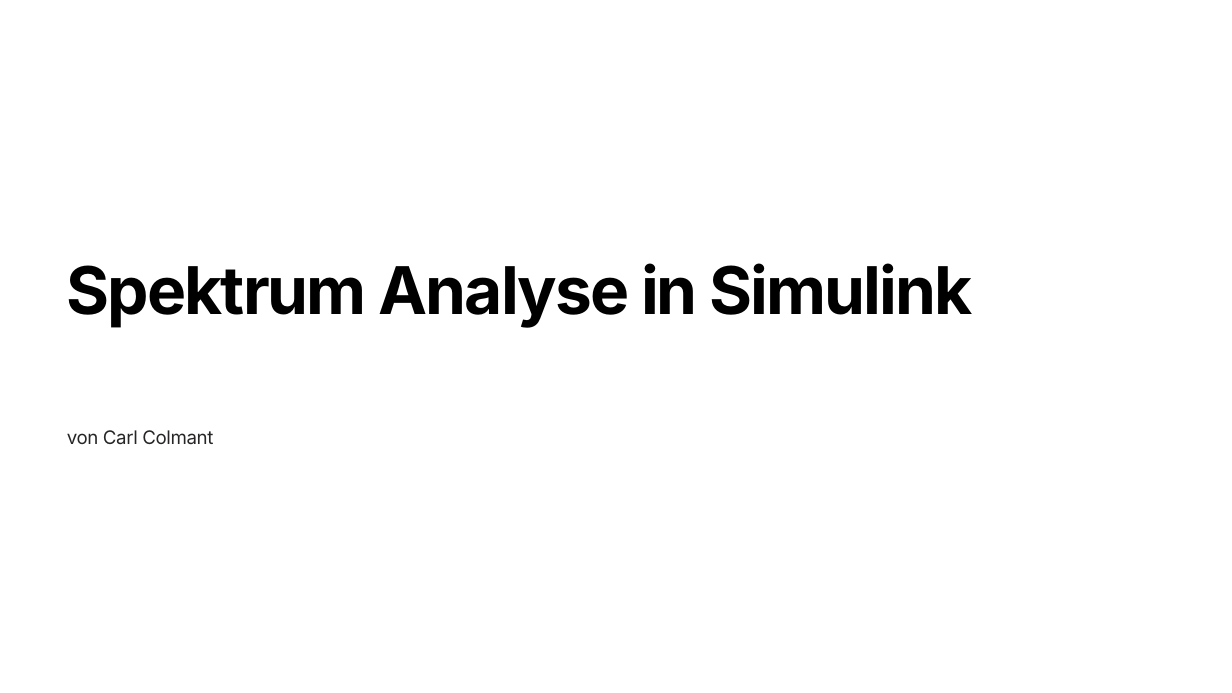
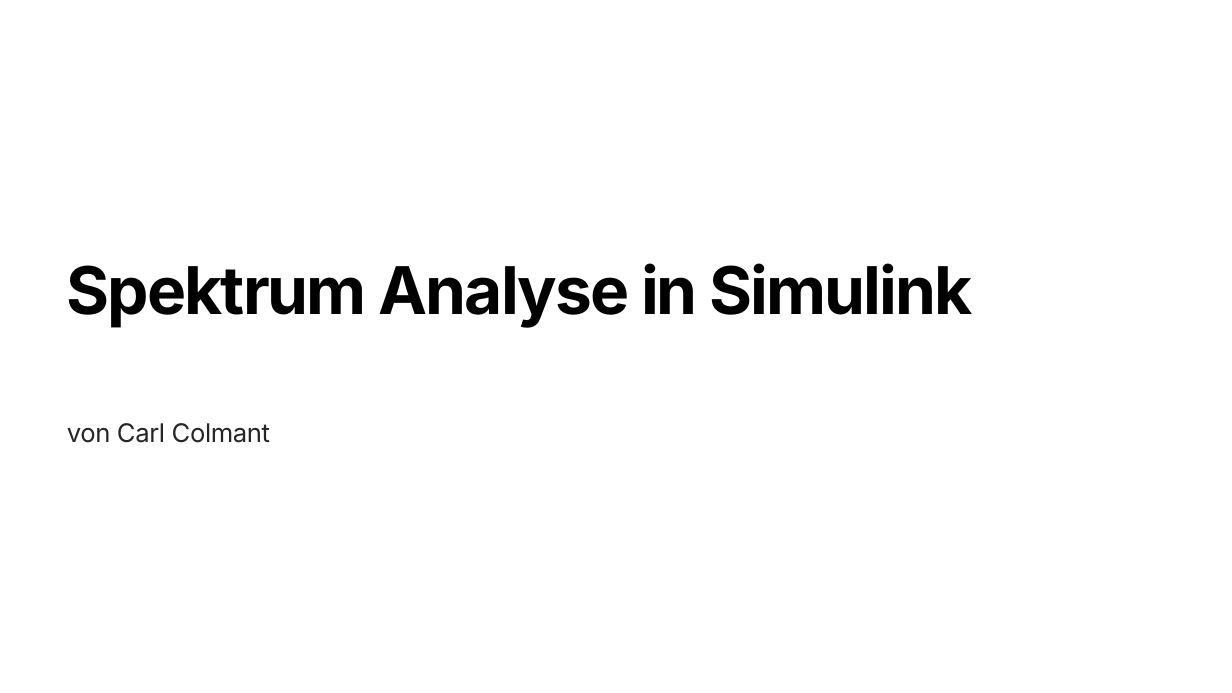
Before and after one commit to 7hands/Angewandte-Modellierung-25-Colmant, a slide deck: slide 1 of Exercize_1/ExampleForPresi/Spektrum-Analyse-in-Simulink.pptx. Drawn at 1232x693 pixels with LibreOffice and Linux fonts; fonts in the diff are those of the drawing. Boxes give left, top, right and bottom in pixels: in the first picture for what was removed or moved away, otherwise in the second. Text is boxed around its words. In the diff, an @@ line names an element or a change of style, - is before the commit and + after.

```diff
--- a/Exercize_1/ExampleForPresi/Spektrum-Analyse-in-Simulink.pptx
+++ b/Exercize_1/ExampleForPresi/Spektrum-Analyse-in-Simulink.pptx
@@ text "von Carl Colmant" at (67,423,270,443): size 17.5 to 24 pt @@
```
Also in this commit, not shown: 2 other slides changed, 1 slide added, 17 other files.
